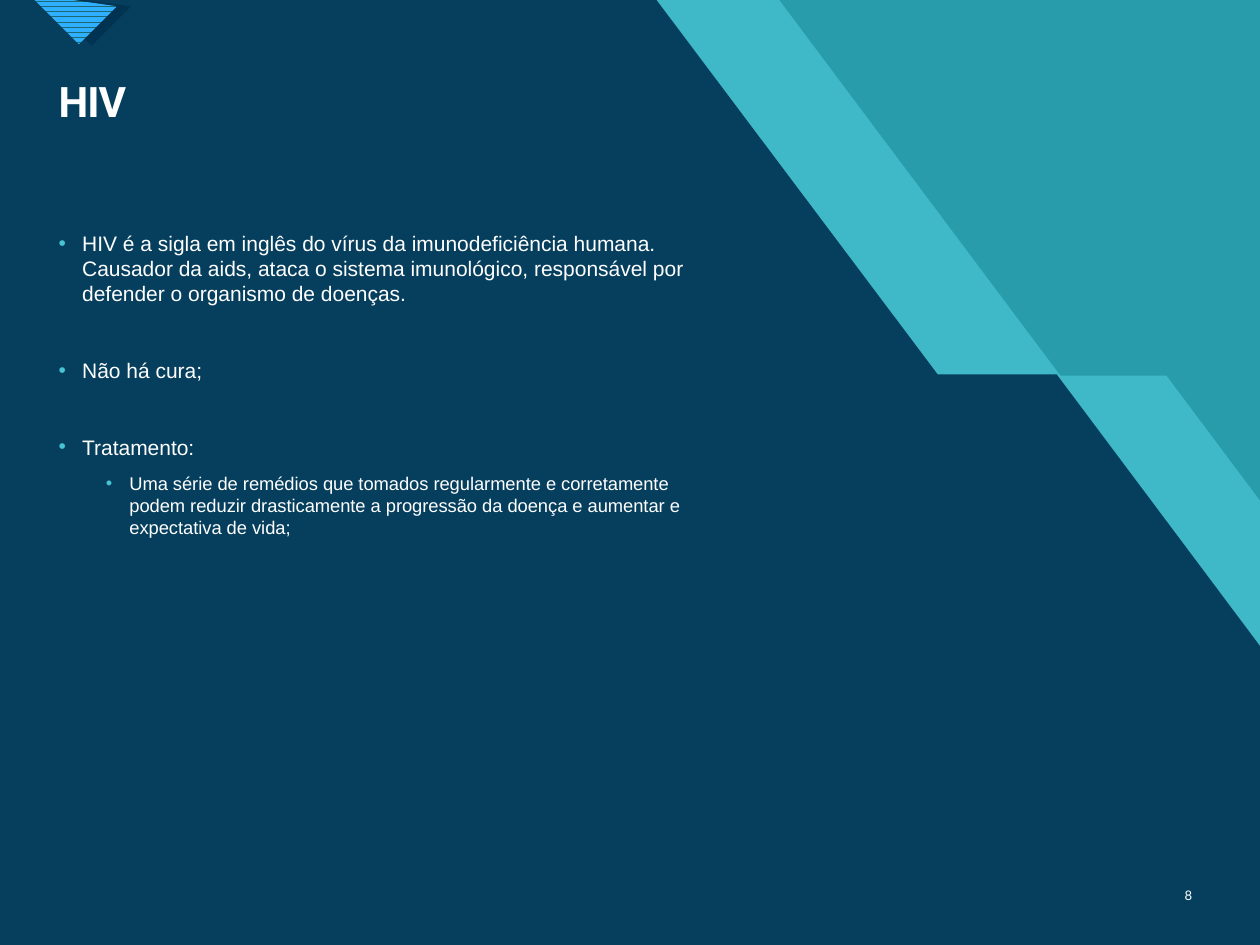
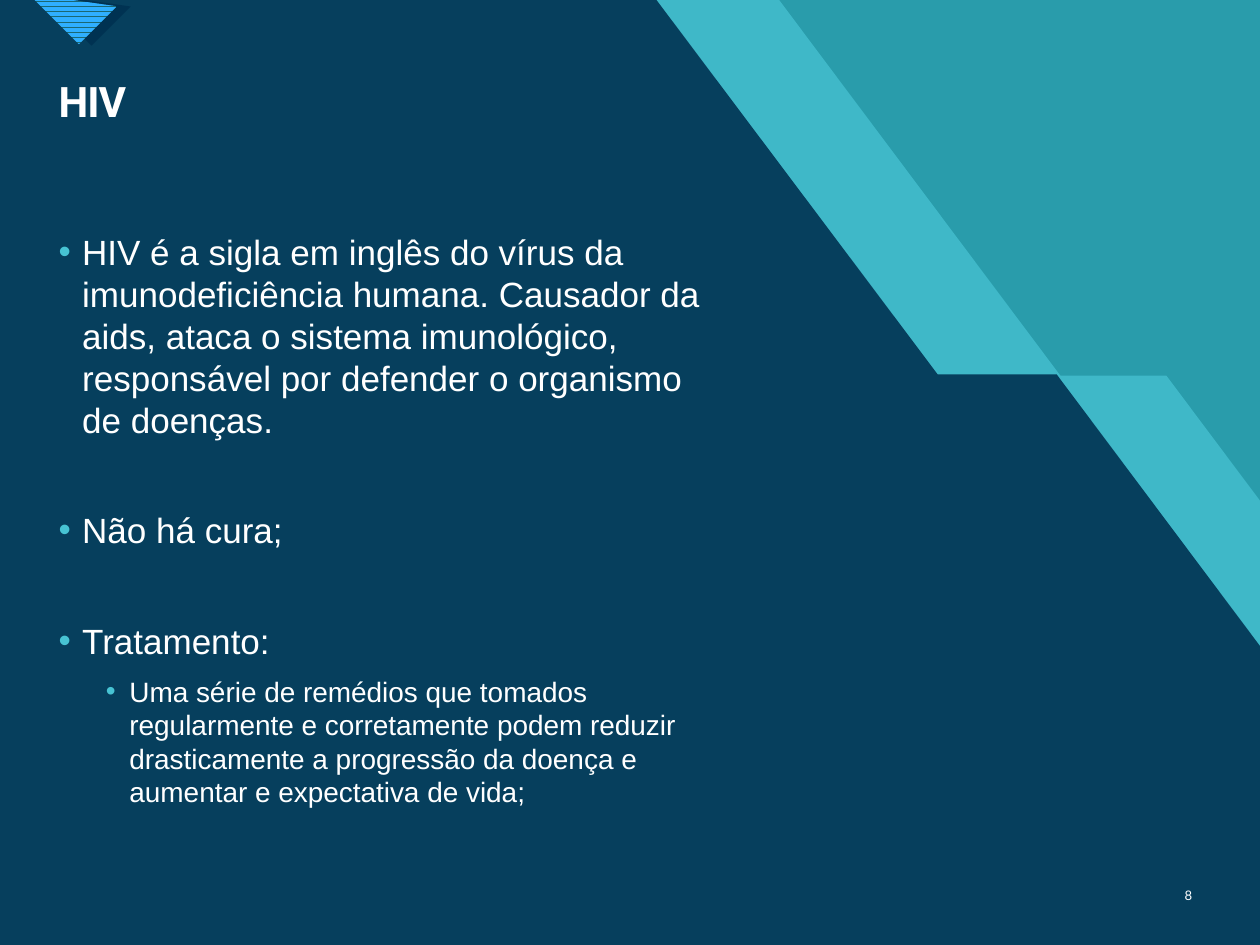
Before and after one commit to adrialmaia/AnaliseExploratoriaDados, a slide deck: slide 8 of ApresentaçãoAED_ AC5e6.pptx. Drawn at 1260x945 pixels with LibreOffice and Linux fonts; fonts in the diff are those of the drawing. Boxes give left, top, right and bottom in pixels: in the first picture for what was removed or moved away, otherwise in the second. Text is boxed around its words. In the diff, an @@ line names an element or a change of style, - is before the commit and + after.

```diff
--- a/ApresentaçãoAED_ AC5e6.pptx
+++ b/ApresentaçãoAED_ AC5e6.pptx
@@ text "HIV é a sigla em ..." at box(82, 239, 699, 808): size 12 to 20 pt in "HIV é a sigla em inglês do ...", "Não há cura;", "Tratamento:"; size 10.5 to 16 pt in "Uma série de remédios que tomados regularmente ..." @@
```
Also in this commit, not shown: 5 other slides changed, 2 slides removed.
